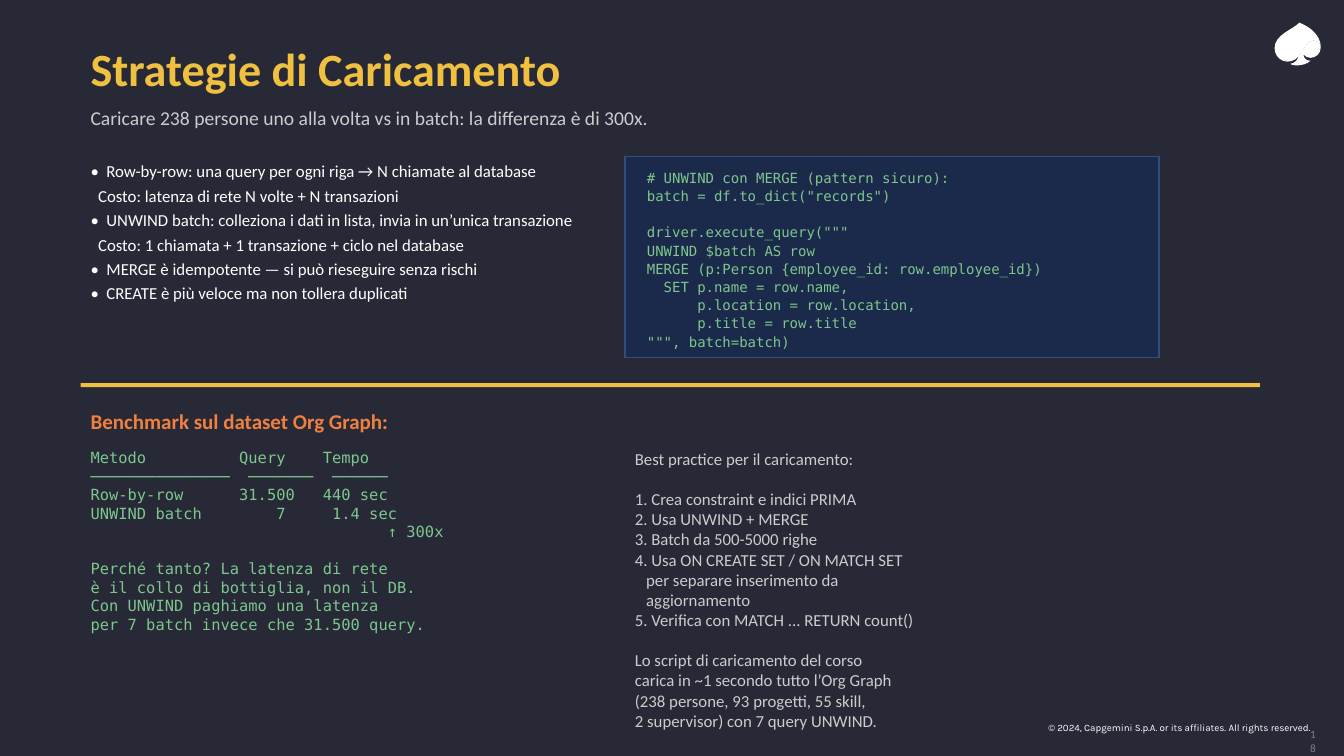
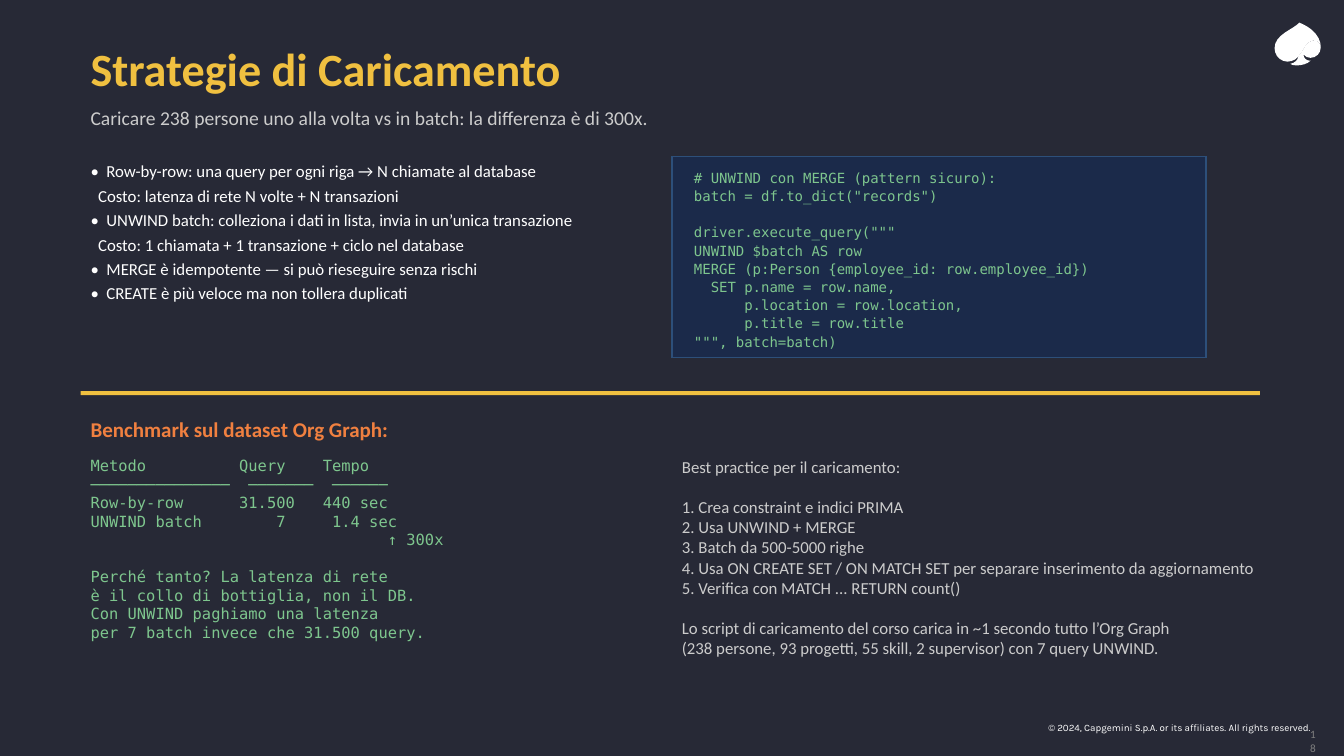
Before and after one commit to leobcc/neo4j-training-course-material, a slide deck: slide 18 of slides/session-01/session-01.pptx. Drawn at 1344x756 pixels with LibreOffice and Linux fonts; fonts in the diff are those of the drawing. Boxes give left, top, right and bottom in pixels: in the first picture for what was removed or moved away, otherwise in the second. Text is boxed around its words. In the diff, an @@ line names an element or a change of style, - is before the commit and + after.

```diff
--- a/slides/session-01/session-01.pptx
+++ b/slides/session-01/session-01.pptx
@@ rectangle: place and size @@
-rectangle at [625,156,1159,358]
+rectangle at [673,156,1207,358]
@@ text "# UNWIND con MERGE (pattern ...": place and size @@
-text "# UNWIND con MERGE (pattern ..." at [647,172,1042,349]
+text "# UNWIND con MERGE (pattern ..." at [694,172,1089,349]
@@ 2 texts, 1 rectangle: place and size @@
-2 texts, 1 rectangle at [81,383,1260,633]
+2 texts, 1 rectangle at [81,391,1260,641]
@@ text "Best practice per il caricamento: ..." rewrapped from [635,453,913,730] to [682,461,1253,657] @@
```
Also in this commit, not shown: 15 other slides changed.
